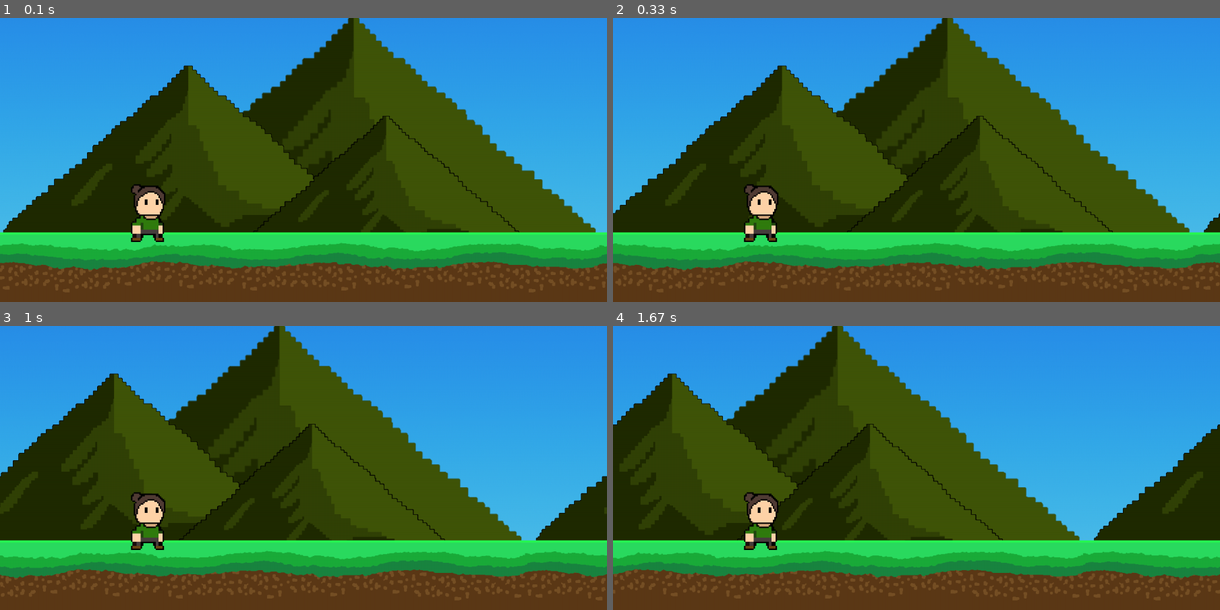
Above: before the commit, frames 1-4 (two rows, left to right).
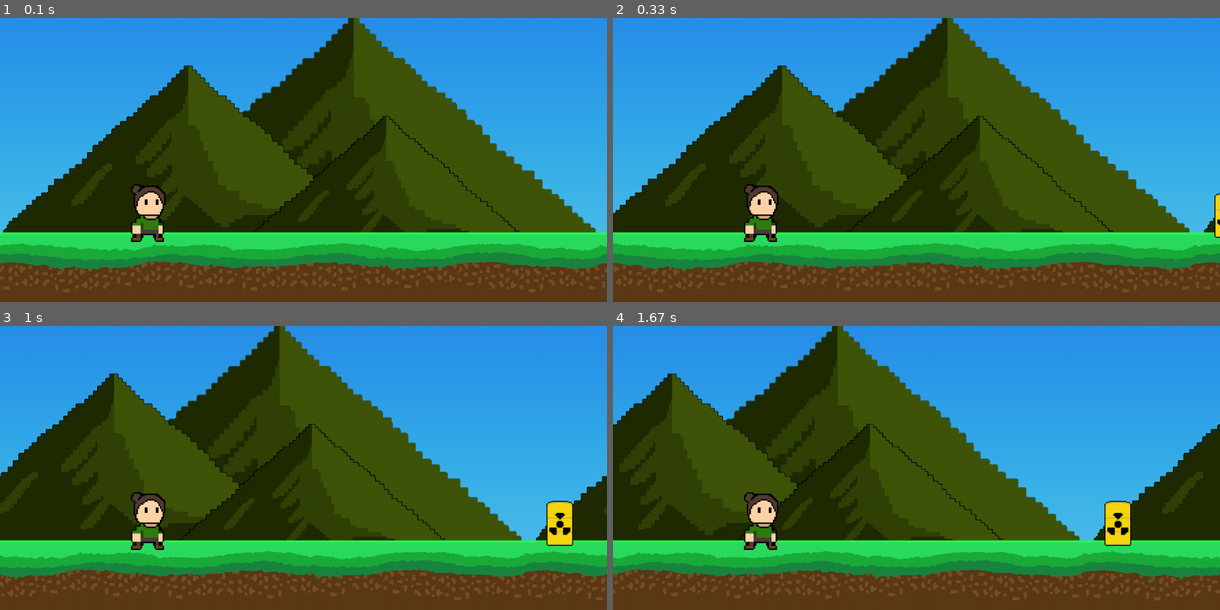
Above: after the commit, the same moments.

Repository: andrebrito16/sergios-adventure
Game: pygame game, started from game.py
The game is run twice, just before and just after one commit, with the same random seed, the same clock (stepped at 60 frames per second) and the same inputs.
Inputs:
- Up to frame 1 (0.1 s): no input
- Up to frame 2 (0.33 s): no input
- Up to frame 3 (1 s): no input
- Up to frame 4 (1.67 s): no input

Frame 1 is identical in both runs. In frame 2, 0.1% of the frame differs, in the area x 99-100%, y 61-78%; in frame 3, 0.7%, in the area x 90-95%, y 61-78%; in frame 4, 0.7%.

Commit message:
added barrels (v1)

Diff:
--- a/src/assets/assets.py
+++ b/src/assets/assets.py
@@ -9,4 +9,6 @@
     player = pygame.image.load('src/assets/images/sergio.png').convert_alpha()
     assets['background'] = pygame.image.load('src/assets/images/background.png').convert()
     assets['player'] = pygame.transform.scale(player, (150, 150))
+    barrel = pygame.image.load('src/assets/images/barril.png').convert_alpha()
+    assets['barrel'] = pygame.transform.scale(barrel, (100, 100))
     return assets
--- a/src/screens/TelaJogo.py
+++ b/src/screens/TelaJogo.py
@@ -13,6 +13,20 @@
 pygame.init()
 TELA = pygame.display.set_mode((WIDTH, HEIGHT))
 
+class Barrel(pygame.sprite.Sprite):
+    def __init__(self, assets):
+        pygame.sprite.Sprite.__init__(self)
+
+        self.image = assets['barrel']
+        self.mask = pygame.mask.from_surface(self.image)
+        self.rect = self.image.get_rect()
+        self.rect.x = 1350
+        self.rect.y = 380
+        self.speedx  = -3
+
+    def update(self):
+        self.rect.x += self.speedx
+
 class Player(pygame.sprite.Sprite):
 
     def __init__(self, assets, posx):
@@ -24,16 +38,22 @@
         self.rect.centery = 429
         self.rect.x = posx
         self.scale = 3
-        self.assets = assets
 
     # Método update
 
+
 all_sprites = pygame.sprite.Group()
+all_barrels = pygame.sprite.Group()
+groups = {}
+groups['all_sprites'] = all_sprites
+
+
 def tela_jogo(screen):
+    assets = load_assets()
 
-    groups = {}
-    groups['all_sprites'] = all_sprites
-    assets = load_assets()
+    barrel1 = Barrel(assets)
+    all_barrels.add(barrel1)
+
 
     all_sprites.add(Player(assets, 250))
     lista_sprites = [all_sprites]
@@ -46,9 +66,14 @@
     background_rect = background.get_rect()
 
     estado = game
-
+    barrel1.speedx
     while estado:
         clock.tick(FPS)
+        if barrel1.rect.x < 400:
+            barrel2 = Barrel(assets)
+
+            all_barrels.add(barrel2)
+
         # ----- Trata eventos
         for event in pygame.event.get():
             # ----- Verifica consequências
@@ -67,7 +92,9 @@
         screen.blit(background, background_rect2)
 
         all_sprites.update()
+        all_barrels.update()
         all_sprites.draw(TELA)
+        all_barrels.draw(TELA)
         pygame.display.update()
 
 
